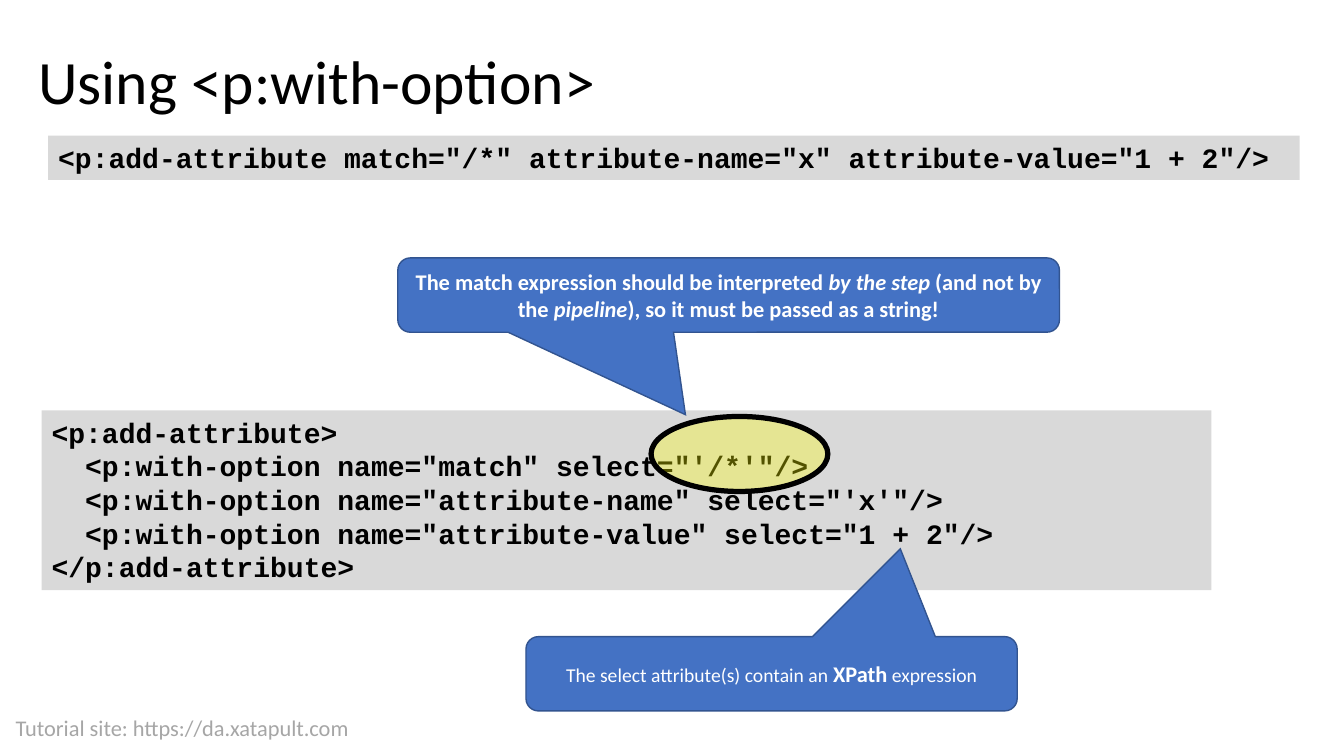
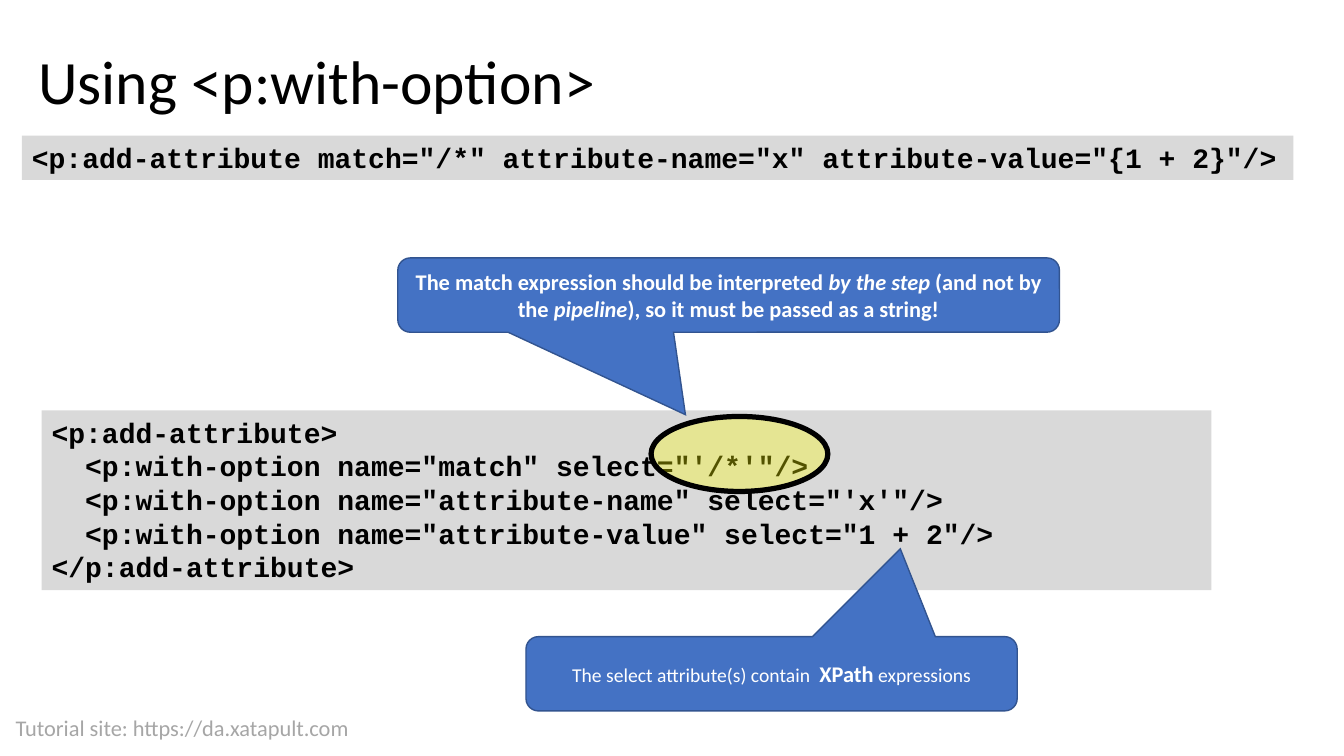
Before and after one commit to xatapult/da-2021-xproc, a slide deck: slide 44 of presentation/Introduction to XProc 3.0.pptx (slide 42 before the commit). Drawn at 1344x756 pixels with LibreOffice and Linux fonts; fonts in the diff are those of the drawing; background and template pictures are left out. Boxes give left, top, right and bottom in pixels: in the first picture for what was removed or moved away, otherwise in the second. Text is boxed around its words. In the diff, an @@ line names an element or a change of style, - is before the commit and + after.

```diff
--- a/presentation/Introduction to XProc 3.0.pptx
+++ b/presentation/Introduction to XProc 3.0.pptx
@@ rectangle "<p:add-attribute match="/*" attribute-name="x" attribute-val ..." resized from (x1=48, y1=136, x2=1300, y2=180) to (x1=22, y1=136, x2=1294, y2=180) @@
@@ text in rectangle at (x1=32, y1=148, x2=1276, y2=174): text changed @@
-<p:add-attribute match="/*" attribute-name="x" attribute-value="1 + 2"/>
+<p:add-attribute match="/*" attribute-name="x" attribute-value="{1 + 2}"/>
@@ text in rounded speech box at (x1=572, y1=666, x2=971, y2=685): text changed @@
-The select attribute(s) contain an XPath expression
+The select attribute(s) contain XPath expressions
```
Also in this commit, not shown: 15 other slides changed, 6 slides added.
